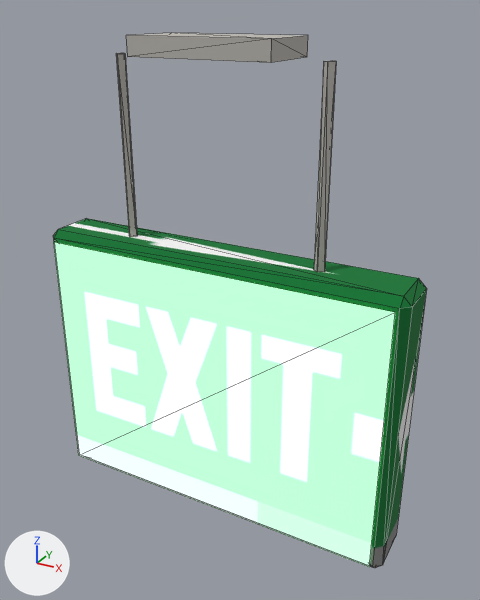
A saved change to the glTF model assets/core/props/models/exit_sign.glb.
One viewpoint serves both versions: a camera (50 mm lens) standing at (0.359, -0.606, 0.59) and looking at (0.021, 0.01, 0.282). Lighting does not change. The marker at lower left points along +X, +Y and +Z. The picture after the commit comes second. Mesh edges are drawn as thin lines. Vertices at exactly the same position are counted once.

Objects in the first picture: 'core_exit_sign'.
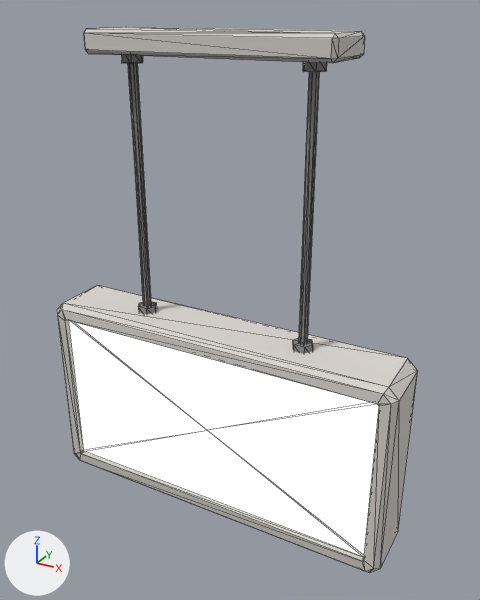
Changed parts and their boxes (x1, y1, x2, y2) in the pictures (480 x 600 px):
'core_exit_sign', surface changed, recoloured, reshaped: before (53, 33, 427, 568); after (57, 27, 418, 573)
part 1 of me_core_exit_sign, rebuilt (17% shorter): before (53, 219, 427, 568); after (57, 285, 418, 573)
part 2 of me_core_exit_sign, rebuilt (54% wider, 19% taller): before (126, 33, 308, 63); after (84, 27, 365, 63)
part 3 of me_core_exit_sign, added: after (128, 63, 156, 314)
part 4 of me_core_exit_sign, added: after (293, 72, 319, 354)
part 5 of me_core_exit_sign, added: after (121, 55, 143, 64)
part 6 of me_core_exit_sign, added: after (303, 62, 327, 72)
part 7 of me_core_exit_sign, deleted: before (54, 242, 395, 567)
part 8 of me_core_exit_sign, deleted: before (116, 53, 137, 237)
part 9 of me_core_exit_sign, deleted: before (314, 61, 336, 272)

What changed in the scene script:
```text
Change mat_sign_face:
    where n0 = _N.new('ShaderNodeBsdfPrincipled'); n0.name = 'Principled BSDF'
    remove n0.inputs[27].default_value = (0.35, 1.0, 0.45, 1.0)  # 'Emission Color', green #a0ffb3
    n0.inputs[28].default_value: 1.5 -> 1.0  # 'Emission Strength'
Change me_core_exit_sign:
    used by ob_core_exit_sign; location = (0.0, 0.0, 0.0)
    remove me_core_exit_sign.from_pydata(...)  # 60 vertices, 90 faces; spans x -0.225..0.225, y -0.04..0.04, z 0.0..0.565
    add me_core_exit_sign.from_pydata(...)  # 176 vertices, 300 faces; spans x -0.225..0.225, y -0.04..0.04, z 0.0..0.57
    me_core_exit_sign part 1: the loose piece of 24 vertices spanning x -0.225..0.225, y -0.034..0.038, z 0.0..0.34 is rebuilt with 50 vertices and now spans x -0.225..0.225, y -0.04..0.04, z 0.0..0.245
    me_core_exit_sign part 2: the loose piece of 8 vertices spanning x -0.08..0.08, y -0.04..0.04, z 0.545..0.565 is rebuilt with 24 vertices and now spans x -0.14..0.14, y -0.038..0.038, z 0.546..0.57
    me_core_exit_sign part 3: a new loose piece of 35 vertices spanning x -0.117..-0.093, y -0.01..0.01, z 0.239..0.551, in mat_sign_body
    me_core_exit_sign part 4: a new loose piece of 35 vertices spanning x 0.093..0.117, y -0.01..0.01, z 0.239..0.551, in mat_sign_body
    me_core_exit_sign part 5: a new loose piece of 16 vertices spanning x -0.117..-0.093, y -0.01..0.01, z 0.536..0.55, in mat_sign_body
    me_core_exit_sign part 6: a new loose piece of 16 vertices spanning x 0.093..0.117, y -0.01..0.01, z 0.536..0.55, in mat_sign_body
    me_core_exit_sign part 7: the loose piece of 4 vertices spanning x -0.213..0.213, y -0.038, z 0.012..0.328 is deleted
    me_core_exit_sign part 8
    12 vertices are removed from x -0.126..-0.114, y -0.006..0.006, z 0.34..0.545
    16 faces are deleted
    me_core_exit_sign part 9
    12 vertices are removed from x 0.114..0.126, y -0.006..0.006, z 0.34..0.545
    16 faces are deleted
```
